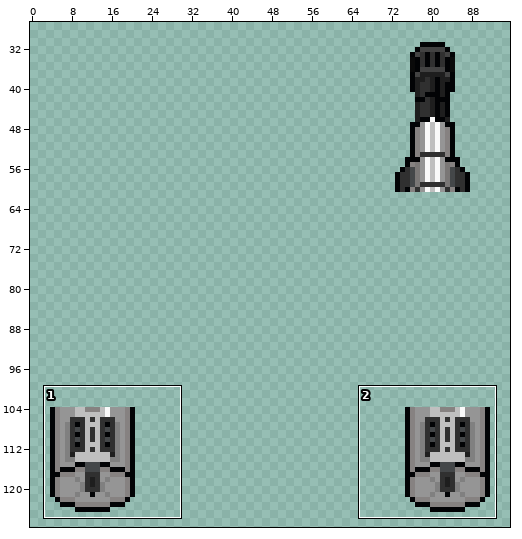
Two states of a sprite sheet, Resources/Textures/_RMC14/Objects/dropship_attachments.rsi/30mm_cannon_loaded0.png. Above, an overview of the earlier version with the close-up marked.
Close-up. Before the commit:
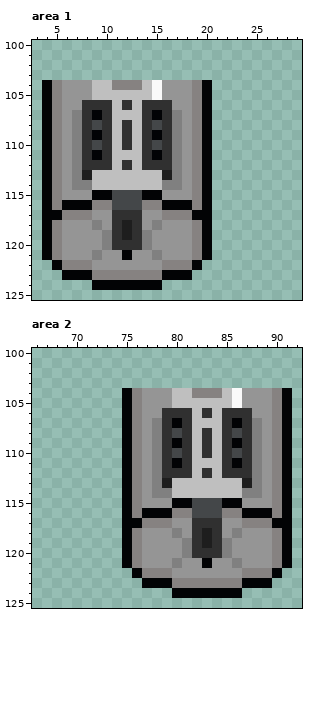
The file is 128x128 pixels. Colours within 5 levels of each other are drawn and written as one. Shown: area 1: x 3..29, y 100..125; area 2: x 66..92, y 100..125. The wide view leaves out empty margins. The commit also changed other parts of the picture, which this record leaves out.
The same view after the edit:
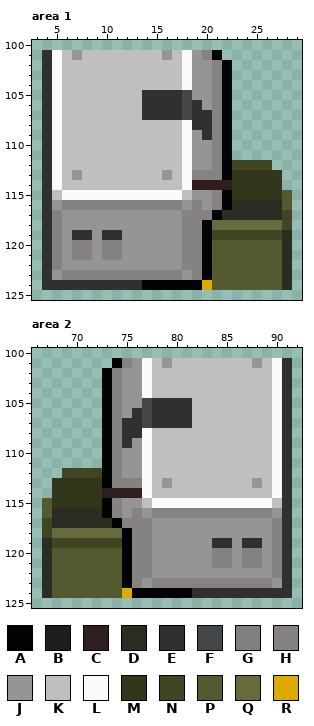
Palette (. is transparent): A #020305  B #1e1e1e  C #2e1e1e  D #2a2d22  E #303030  F #444749  G #808080  H #868281  J #959595  K #bfbfbf  L #fafafa  M #32361b  N #414522  P #545930  Q #676a3d  R #deaa00
Diff:
--- area 1
@@ x 3..29 @@
 100 ...........................
-101 ...........................
-102 ...........................
-103 ...........................
-104 .AHJJJKKHHHKLJJJHA.........
-105 .AHJJJKKKKKKLJJJHA.........
-106 .AHJJEEEKEKEEEJJHA.........
-107 .AHJGEAEKKKEAEGJHA.........
-108 .AHJGEFEKEKEFEGJHA.........
-109 .AHJGEAEKEKEAEGJHA.........
-110 .AHJGEFEKEKEFEGJHA.........
-111 .AHJGEAEKKKEAEGJHA.........
-112 .AHJGEEEKEKEEEGJHA.........
-113 .AHJGBKKKKKKKBGJHA.........
-114 .AHJGGKKKKKKKGGJHA.........
-115 .AHJJJAAFFFAAJJJHA.........
-116 .AHAAAHHFFFHHAAAHA.........
-117 .AAHHHJJEEEJJHHHAA.........
-118 .AHJJJGJEBEJGJJJHA.........
-119 .AHJJJJGEBEGJJJJHA.........
-120 .AHJJJJGEEEGJJJJHA.........
-121 .AHJJJGJJAJJGJJJHA.........
-122 ..AHHHJJJJJJJHHHA..........
-123 ...AAAHHHHHHHAAA...........
-124 ......AAAAAAA..............
+101 .ELKJKKKKKKKKJKLJHA........
+102 .ELKKKKKKKKKKKKLJJHA.......
+103 .ELKKKKKKKKKKKKLJJHA.......
+104 .ELKKKKKKKKKKKKLJJHA.......
+105 .ELKKKKKKKKEEEEFJJHA.......
+106 .ELKKKKKKKKEEEEFEJHA.......
+107 .ELKKKKKKKKEEEEFEEHA.......
+108 .ELKKKKKKKKKKKKLEEHA.......
+109 .ELKKKKKKKKKKKKLJEHA.......
+110 .ELKKKKKKKKKKKKLJJHA.......
+111 .ELKKKKKKKKKKKKLJJHA.......
+112 .ELKKKKKKKKKKKKLJJHANNNN...
+113 .ELKJKKKKKKKKJKLHHHAMMMMM..
+114 .ELKKKKKKKKKKKKLCCCCMMMMM..
+115 .EKLLLLLLLLLLLLKJJHAMMMMMP.
+116 .EJHHHHHHHHHHHHJHJHADDDDDP.
+117 .EHJJJJJJJJJJJJHHHADDDDDDN.
+118 .EHJJJJJJJJJJJJHHAQQQQQQQN.
+119 .EHJEEJEEJJJJJJHHANNNNNNND.
+120 .EHJHHJHHJJJJJJHHAPPPPPPPD.
+121 .EHJHHJHHJJJJJJHHAPPPPPPPD.
+122 .EHJJJJJJJJJJJJHHAPPPPPPPD.
+123 .EJHHHHHHHHHHHHJHAPPPPPPPD.
+124 .EEEEEEEEEEAAAAAARPPPPPPPD.
 125 ...........................
--- area 2
@@ x 66..92 @@
 100 ...........................
-101 ...........................
-102 ...........................
-103 ...........................
-104 .........AHJJJKKHHHKLJJJHA.
-105 .........AHJJJKKKKKKLJJJHA.
-106 .........AHJJEEEKEKEEEJJHA.
-107 .........AHJGEAEKKKEAEGJHA.
-108 .........AHJGEFEKEKEFEGJHA.
-109 .........AHJGEAEKEKEAEGJHA.
-110 .........AHJGEFEKEKEFEGJHA.
-111 .........AHJGEAEKKKEAEGJHA.
-112 .........AHJGEEEKEKEEEGJHA.
-113 .........AHJGBKKKKKKKBGJHA.
-114 .........AHJGGKKKKKKKGGJHA.
-115 .........AHJJJAAFFFAAJJJHA.
-116 .........AHAAAHHFFFHHAAAHA.
-117 .........AAHHHJJEEEJJHHHAA.
-118 .........AHJJJGJEBEJGJJJHA.
-119 .........AHJJJJGEBEGJJJJHA.
-120 .........AHJJJJGEEEGJJJJHA.
-121 .........AHJJJGJJAJJGJJJHA.
-122 ..........AHHHJJJJJJJHHHA..
-123 ...........AAAHHHHHHHAAA...
-124 ..............AAAAAAA......
+101 ........AHJLKJKKKKKKKKJKLE.
+102 .......AHJJLKKKKKKKKKKKKLE.
+103 .......AHJJLKKKKKKKKKKKKLE.
+104 .......AHJJLKKKKKKKKKKKKLE.
+105 .......AHJJFEEEEKKKKKKKKLE.
+106 .......AHJEFEEEEKKKKKKKKLE.
+107 .......AHEEFEEEEKKKKKKKKLE.
+108 .......AHEELKKKKKKKKKKKKLE.
+109 .......AHEJLKKKKKKKKKKKKLE.
+110 .......AHJJLKKKKKKKKKKKKLE.
+111 .......AHJJLKKKKKKKKKKKKLE.
+112 ...NNNNAHJJLKKKKKKKKKKKKLE.
+113 ..MMMMMAHHHLKJKKKKKKKKJKLE.
+114 ..MMMMMCCCCLKKKKKKKKKKKKLE.
+115 .PMMMMMAHJJKLLLLLLLLLLLLKE.
+116 .PDDDDDAHJHJHHHHHHHHHHHHJE.
+117 .NDDDDDDAHHHJJJJJJJJJJJJHE.
+118 .NQQQQQQQAHHJJJJJJJJJJJJHE.
+119 .DNNNNNNNAHHJJJJJJEEJEEJHE.
+120 .DPPPPPPPAHHJJJJJJHHJHHJHE.
+121 .DPPPPPPPAHHJJJJJJHHJHHJHE.
+122 .DPPPPPPPAHHJJJJJJJJJJJJHE.
+123 .DPPPPPPPAHJHHHHHHHHHHHHJE.
+124 .DPPPPPPPRAAAAAAEEEEEEEEEE.
 125 ...........................
